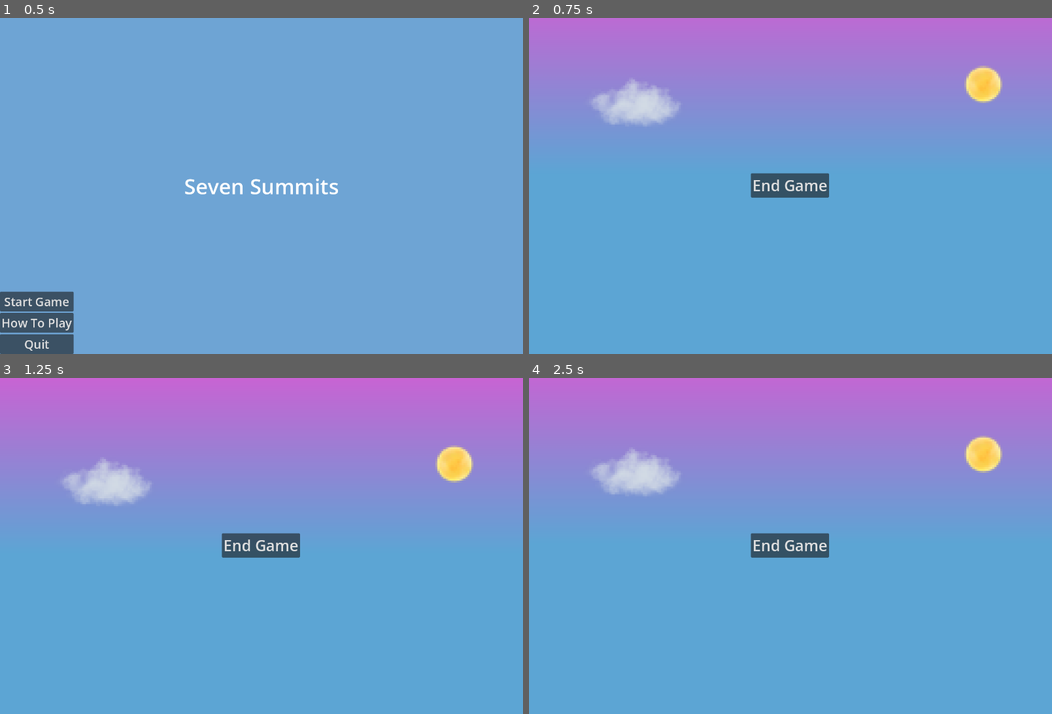
Above: before the commit, frames 1-4 (two rows, left to right).
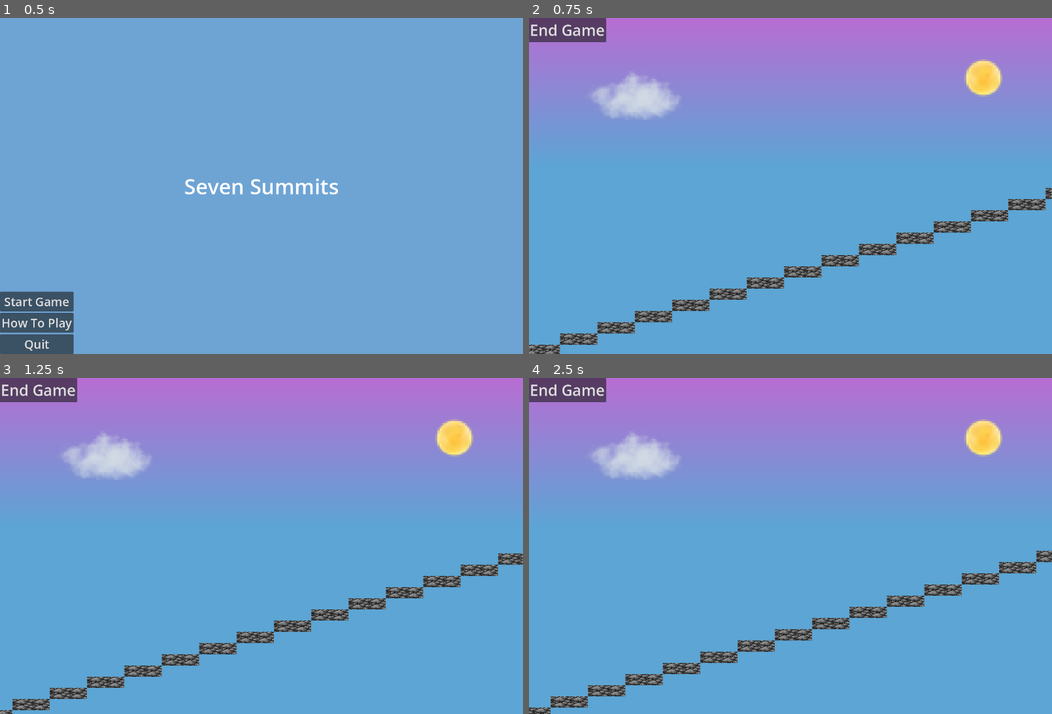
Above: after the commit, the same moments.

Repository: Juliatduffy/hack-usu
Game: Godot game, scene res://Start.tscn
Two runs of this game, one before a commit and one after it. Both use one fixed random seed, a clock stepped at 60 frames per second and the inputs below.
Inputs:
- Up to frame 1 (0.5 s): no input
- Up to frame 2 (0.75 s): click "Start Game" at 0.5 s
- Up to frame 3 (1.25 s): no input
- Up to frame 4 (2.5 s): click "End Game" at 1.25 s; click "Play" at 2 s

Frame 1 is identical in both runs. In frame 2, 6.8% of the frame differs, in the area x 0-100%, y 0-100%; in frame 3, 9.3%; in frame 4, 8.3%.

Commit message:
staircase happening

Diff:
--- a/hackathon/Game.tscn
+++ b/hackathon/Game.tscn
@@ -2,6 +2,8 @@
 
 [ext_resource type="Script" uid="uid://bsnxetqls4pgg" path="res://game.gd" id="1_xkndl"]
 [ext_resource type="Texture2D" uid="uid://dqcwohjetu5vb" path="res://assets/final_sky.webp" id="2_xkndl"]
+[ext_resource type="Script" uid="uid://vi717v7277gc" path="res://stairs.gd" id="3_sb48q"]
+[ext_resource type="Texture2D" uid="uid://m85x0gq7p4gr" path="res://assets/block.jpg" id="4_t88pq"]
 
 [node name="Game" type="Control" unique_id=886851171]
 layout_mode = 3
@@ -24,15 +26,15 @@
 
 [node name="VBoxContainer" type="VBoxContainer" parent="MarginContainer" unique_id=646308158]
 layout_mode = 2
-size_flags_horizontal = 4
-size_flags_vertical = 4
+size_flags_horizontal = 0
+size_flags_vertical = 0
 mouse_filter = 2
 
 [node name="EndGame" type="Button" parent="MarginContainer/VBoxContainer" unique_id=301412324]
 z_index = 1
 layout_mode = 2
-size_flags_horizontal = 4
-size_flags_vertical = 4
+size_flags_horizontal = 0
+size_flags_vertical = 0
 theme_override_font_sizes/font_size = 41
 text = "End Game
 
@@ -50,4 +52,142 @@
 texture = ExtResource("2_xkndl")
 expand_mode = 4
 
+[node name="Stairs" type="Control" parent="." unique_id=508811183]
+anchors_preset = 0
+script = ExtResource("3_sb48q")
+
+[node name="s1" type="TextureRect" parent="Stairs" unique_id=736045905]
+layout_mode = 0
+offset_top = 870.0
+offset_right = 100.0
+offset_bottom = 900.0
+texture = ExtResource("4_t88pq")
+expand_mode = 1
+
+[node name="s2" type="TextureRect" parent="Stairs" unique_id=1070457106]
+layout_mode = 0
+offset_left = 100.0
+offset_top = 840.0
+offset_right = 200.0
+offset_bottom = 870.0
+texture = ExtResource("4_t88pq")
+expand_mode = 1
+
+[node name="s3" type="TextureRect" parent="Stairs" unique_id=1232218424]
+layout_mode = 0
+offset_left = 200.0
+offset_top = 810.0
+offset_right = 300.0
+offset_bottom = 840.0
+texture = ExtResource("4_t88pq")
+expand_mode = 1
+
+[node name="s4" type="TextureRect" parent="Stairs" unique_id=480650720]
+layout_mode = 0
+offset_left = 300.0
+offset_top = 780.0
+offset_right = 400.0
+offset_bottom = 810.0
+texture = ExtResource("4_t88pq")
+expand_mode = 1
+
+[node name="s5" type="TextureRect" parent="Stairs" unique_id=811135987]
+layout_mode = 0
+offset_left = 400.0
+offset_top = 750.0
+offset_right = 500.0
+offset_bottom = 780.0
+texture = ExtResource("4_t88pq")
+expand_mode = 1
+
+[node name="s6" type="TextureRect" parent="Stairs" unique_id=692716934]
+layout_mode = 0
+offset_left = 500.0
+offset_top = 720.0
+offset_right = 600.0
+offset_bottom = 750.0
+texture = ExtResource("4_t88pq")
+expand_mode = 1
+
+[node name="s7" type="TextureRect" parent="Stairs" unique_id=1916581526]
+layout_mode = 0
+offset_left = 600.0
+offset_top = 690.0
+offset_right = 700.0
+offset_bottom = 720.0
+texture = ExtResource("4_t88pq")
+expand_mode = 1
+
+[node name="s8" type="TextureRect" parent="Stairs" unique_id=242447900]
+layout_mode = 0
+offset_left = 700.0
+offset_top = 660.0
+offset_right = 800.0
+offset_bottom = 690.0
+texture = ExtResource("4_t88pq")
+expand_mode = 1
+
+[node name="s9" type="TextureRect" parent="Stairs" unique_id=1231996338]
+layout_mode = 0
+offset_left = 800.0
+offset_top = 630.0
+offset_right = 900.0
+offset_bottom = 660.0
+texture = ExtResource("4_t88pq")
+expand_mode = 1
+
+[node name="s10" type="TextureRect" parent="Stairs" unique_id=1777865275]
+layout_mode = 0
+offset_left = 900.0
+offset_top = 600.0
+offset_right = 1000.0
+offset_bottom = 630.0
+texture = ExtResource("4_t88pq")
+expand_mode = 1
+
+[node name="s11" type="TextureRect" parent="Stairs" unique_id=827524117]
+layout_mode = 0
+offset_left = 1000.0
+offset_top = 570.0
+offset_right = 1100.0
+offset_bottom = 600.0
+texture = ExtResource("4_t88pq")
+expand_mode = 1
+
+[node name="s12" type="TextureRect" parent="Stairs" unique_id=1660239883]
+layout_mode = 0
+offset_left = 1100.0
+offset_top = 540.0
+offset_right = 1200.0
+offset_bottom = 570.0
+texture = ExtResource("4_t88pq")
+expand_mode = 1
+
+[node name="s13" type="TextureRect" parent="Stairs" unique_id=1023963358]
+layout_mode = 0
+offset_left = 1200.0
+offset_top = 510.0
+offset_right = 1300.0
+offset_bottom = 540.0
+texture = ExtResource("4_t88pq")
+expand_mode = 1
+
+[node name="s14" type="TextureRect" parent="Stairs" unique_id=1509790553]
+layout_mode = 0
+offset_left = 1300.0
+offset_top = 480.0
+offset_right = 1400.0
+offset_bottom = 510.0
+texture = ExtResource("4_t88pq")
+expand_mode = 1
+
+[node name="s15" type="TextureRect" parent="Stairs" unique_id=2113066925]
+layout_mode = 0
+offset_left = 1300.0
+offset_top = 480.0
+offset_right = 1400.0
+offset_bottom = 510.0
+texture = ExtResource("4_t88pq")
+expand_mode = 1
+
 [connection signal="pressed" from="MarginContainer/VBoxContainer/EndGame" to="." method="_on_end_game_pressed"]
--- a/hackathon/game.gd
+++ b/hackathon/game.gd
@@ -1,45 +1,78 @@
 extends Control
-
-@export var scroll_speed_px_per_sec: float = 20.0
-
-@onready var bg: TextureRect = $TextureRect
-
-var _uv_offset_y: float = 0.0
-var _uv_speed: float = 0.0
-
-func _ready() -> void:
-	bg.z_index = -1  # keep it behind UI
-
-	if bg.texture == null:
-		push_error("TextureRect has no texture.")
-		return
-
-	var tex_h := float(bg.texture.get_height())
-	_uv_speed = scroll_speed_px_per_sec / tex_h
-
-	# Looping vertical shader
-	var shader := Shader.new()
-	shader.code = """
-shader_type canvas_item;
-
-uniform float y_offset = 0.0;
-
-void fragment() {
-	vec2 uv = UV;
-	uv.y = fract(uv.y - y_offset); // NEGATIVE makes it move DOWN
-	COLOR = texture(TEXTURE, uv);
-}
-"""
-	var mat := ShaderMaterial.new()
-	mat.shader = shader
-	bg.material = mat
-
-func _process(delta: float) -> void:
-	if bg.material == null:
-		return
-
-	_uv_offset_y = fmod(_uv_offset_y + _uv_speed * delta, 1.0)
-	(bg.material as ShaderMaterial).set_shader_parameter("y_offset", _uv_offset_y)
+#
+## -----------------------
+## Background scroll stuff
+## -----------------------
+#@export var scroll_speed_px_per_sec: float = 20.0
+#@onready var bg: TextureRect = $TextureRect
+#
+#var _uv_offset_y: float = 0.0
+#var _uv_speed: float = 0.0
+#
+## -----------------------
+## Stairs movement stuff
+## -----------------------
+#@onready var stairs: Control = $Stairs
+#var _steps: Array[Control] = []
+#
+#@export var speed_left: float = 140.0
+#@export var speed_down: float = 90.0
+#@export var respawn_pad_x: float = 60.0
+#@export var respawn_pad_y: float = 60.0
+#@export var respawn_jitter_y: float = 120.0
+#
+#func _ready() -> void:
+	## Background behind everything
+	#bg.z_index = -1
+#
+	#if bg.texture == null:
+		#push_error("TextureRect has no texture.")
+		#return
+#
+	#var tex_h := float(bg.texture.get_height())
+	#_uv_speed = scroll_speed_px_per_sec / tex_h
+#
+	#var shader := Shader.new()
+	#shader.code = """
+#shader_type canvas_item;
+#uniform float y_offset = 0.0;
+#void fragment() {
+	#vec2 uv = UV;
+	#uv.y = fract(uv.y - y_offset);
+	#COLOR = texture(TEXTURE, uv);
+#}
+#"""
+	#var mat := ShaderMaterial.new()
+	#mat.shader = shader
+	#bg.material = mat
+#
+	## Collect step nodes under Stairs
+	#randomize()
+	#for child in stairs.get_children():
+		#if child is Control:
+			#_steps.append(child)
+#
+#func _process(delta: float) -> void:
+	## Background scroll
+	#if bg.material != null:
+		#_uv_offset_y = fmod(_uv_offset_y + _uv_speed * delta, 1.0)
+		#(bg.material as ShaderMaterial).set_shader_parameter("y_offset", _uv_offset_y)
+#
+	## Move stairs down-left + wrap
+	#var screen := get_viewport_rect().size
+	#var dx := -speed_left * delta
+	#var dy :=  speed_down * delta
+#
+	#for s in _steps:
+		#s.position.x += dx
+		#s.position.y += dy
+#
+		#var off_left := (s.position.x + s.size.x) < -respawn_pad_x
+		#var off_bottom := s.position.y > screen.y + respawn_pad_y
+#
+		#if off_left or off_bottom:
+			#s.position.x = screen.x + respawn_pad_x
+			#s.position.y = -respawn_pad_y - randf() * respawn_jitter_y
 
 func _on_end_game_pressed() -> void:
 	get_tree().change_scene_to_file("res://End.tscn")
--- /dev/null
+++ b/hackathon/stairs.gd
@@ -0,0 +1,89 @@
+extends Control
+
+# Movement (pixels/sec)
+@export var speed_left: float = 100.0
+@export var speed_down: float = 30.0
+
+# Step geometry
+@export var tile_size: Vector2 = Vector2(100, 30)
+@export var step_spacing: Vector2 = Vector2(100, 30) # right 100, up 30 (negative y)
+
+# How many steps you have (you said 15)
+@export var step_count: int = 15
+
+# Where the staircase "starts" (bottom-left-ish)
+@export var start_pos: Vector2 = Vector2(0, 870)
+
+# Offscreen padding
+@export var pad: float = 20.0
+
+var _steps: Array[Control] = []
+var _d: Vector2 # direction from one step to the next (up-right)
+
+func _ready() -> void:
+	_d = Vector2(step_spacing.x, -step_spacing.y) # up-right in Godot coords
+
+	_collect_steps()
+	_size_steps()
+	_layout_initial()
+
+func _process(delta: float) -> void:
+	var screen := get_viewport_rect().size
+	var move := Vector2(-speed_left, speed_down) * delta
+
+	# Move all steps
+	for s in _steps:
+		s.global_position += move
+
+	# Wrap any step that left the screen
+	for s in _steps:
+		if _is_offscreen(s, screen):
+			var front := _frontmost_step()
+			s.global_position = front.global_position + _d
+
+func _collect_steps() -> void:
+	_steps.clear()
+
+	# Prefer s1..s15 if they exist (your setup)
+	for i in range(1, step_count + 1):
+		var n := get_node_or_null("s%d" % i)
+		if n != null and n is Control:
+			_steps.append(n)
+
+	# Fallback: if naming isn't perfect, just grab children
+	if _steps.size() == 0:
+		for c in get_children():
+			if c is Control:
+				_steps.append(c)
+
+func _size_steps() -> void:
+	for s in _steps:
+		s.custom_minimum_size = tile_size
+		s.size = tile_size
+
+func _layout_initial() -> void:
+	# Make a clean staircase: bottom-left -> up-right
+	# s1 at start_pos, s2 one step up-right, etc.
+	# Uses GLOBAL positions so Control layout doesn’t fight you.
+	for i in range(_steps.size()):
+		_steps[i].global_position = start_pos + _d * float(i)
+
+func _is_offscreen(s: Control, screen: Vector2) -> bool:
+	var p := s.global_position
+	var off_left := (p.x + tile_size.x) < -pad
+	var off_bottom := p.y > screen.y + pad
+	return off_left or off_bottom
+
+func _frontmost_step() -> Control:
+	# "Front" means furthest along the up-right diagonal direction _d.
+	# We use a dot product projection to find that.
+	var best := _steps[0]
+	var best_t := best.global_position.dot(_d)
+
+	for i in range(1, _steps.size()):
+		var t := _steps[i].global_position.dot(_d)
+		if t > best_t:
+			best_t = t
+			best = _steps[i]
+
+	return best
--- /dev/null
+++ b/hackathon/stairs.tscn
@@ -0,0 +1,3 @@
+[gd_scene format=3 uid="uid://ccq7827ggbemx"]
+
+[node name="Stairs" type="Node" unique_id=1737266273]
Binary file added: hackathon/assets/block.jpg
Not shown, added: hackathon/assets/block.jpg.import
Not shown, added: hackathon/stairs.gd.uid
Not shown, added: hackathon/Game.tscn14510944654.tmp
